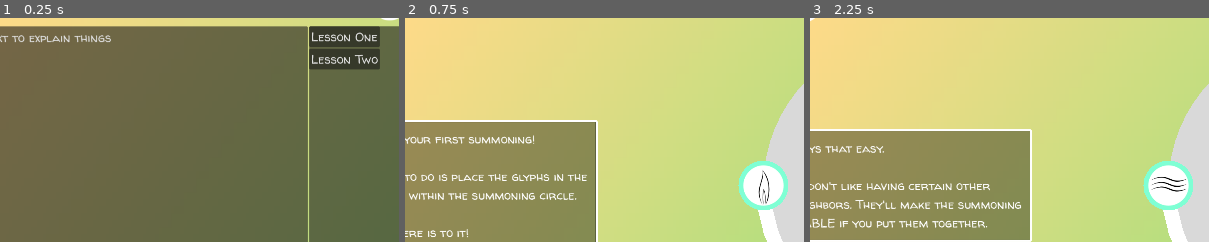
Above: before the commit, frames 1-3 (left to right).
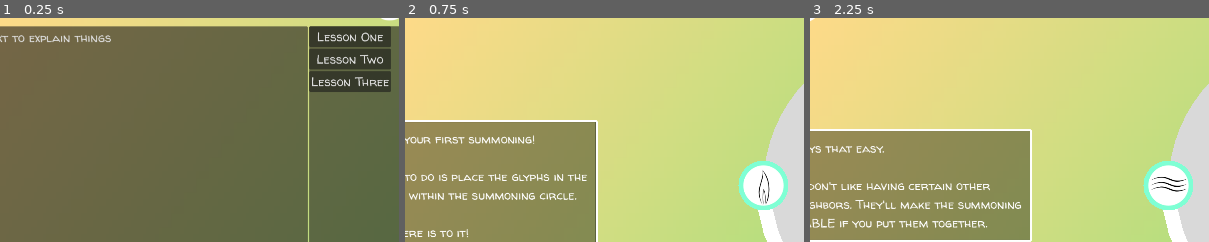
Above: after the commit, the same moments.

Repository: jwodicka/LD55
Game: Godot game, scene res://main_menu.tscn
The game is run twice, just before and just after one commit, with the same random seed, the same clock (stepped at 60 frames per second) and the same inputs.
Inputs:
- Up to frame 1 (0.25 s): no input
- Up to frame 2 (0.75 s): click "Lesson One" at 0.5 s
- Up to frame 3 (2.25 s): click "Back" at 1.25 s; click "Lesson Two" at 2 s
The pictures show only the part of the screen within x 11-61%, y 13-63%; the shares and areas given below are measured in that part.

The runs differ from the first frame. In frame 1, 3.1% of the frame differs, in the area x 77-98%, y 3-34%; in frame 2, nothing differs; in frame 3, nothing differs.

Commit message:
Third puzzle!

Diff:
--- a/GameLogic.gd
+++ b/GameLogic.gd
@@ -45,6 +45,23 @@
 			target_connectors = [Vector2i(0, 1)]
 			initial_placements = {0: Symbol.WATER}
 			offset_angle = -90
+		"Level 3":
+			flavor_text = """Not every glyph cares about exactly
+			which other glyphs it connects to.
+
+			Some glyphs just need their entire set
+			of neighbors to satisfy some condition."""
+			glyphs = [AIR, AIR, EARTH, EARTH, SALT, SALT]
+			targets = 6
+			target_connectors = [
+				Vector2i(0, 1),
+				Vector2i(1, 2),
+				Vector2i(2, 3),
+				Vector2i(3, 4),
+				Vector2i(4, 5),
+				Vector2i(5, 0),
+				Vector2i(2, 4)
+			]
 	var level: SummoningCircle = SUMMONING_CIRCLE_SCENE.instantiate() as SummoningCircle
 	level.glyphs = glyphs
 	level.targets = targets
@@ -61,8 +78,8 @@
 static func get_glyph(target: DropTarget) -> Symbol:
 	return target.current_glyph.symbol
 
-static func count_symbols(symbols: Array[Symbol]) -> Dictionary:
-	return symbols.reduce(
+static func count_symbols(symbols: Array) -> Dictionary:
+	return symbols as Array[Symbol].reduce(
 		func(acc: Dictionary, val: Symbol):
 			if !acc.has(val):
 				acc[val] = 0
@@ -74,7 +91,7 @@
 static func is_target_valid(target: DropTarget) -> GameLogic.State:
 	var current_glyph := target.current_glyph
 	var neighborhood := target.neighbors.keys()
-	var adjacent_glyphs := neighborhood.filter(GameLogic.has_glyph).map(GameLogic.get_glyph)
+	var adjacent_glyphs = neighborhood.filter(GameLogic.has_glyph).map(GameLogic.get_glyph)
 
 	if current_glyph == null:
 		return INCOMPLETE
--- a/main_menu.tscn
+++ b/main_menu.tscn
@@ -61,5 +61,10 @@
 layout_mode = 2
 text = "Lesson Two"
 
+[node name="Button3" type="Button" parent="VBoxContainer/HBoxContainer/Panel/VBoxContainer"]
+layout_mode = 2
+text = "Lesson Three"
+
 [connection signal="pressed" from="VBoxContainer/HBoxContainer/Panel/VBoxContainer/Button" to="." method="_on_level_select" binds= ["Level 1"]]
 [connection signal="pressed" from="VBoxContainer/HBoxContainer/Panel/VBoxContainer/Button2" to="." method="_on_level_select" binds= ["Level 2"]]
+[connection signal="pressed" from="VBoxContainer/HBoxContainer/Panel/VBoxContainer/Button3" to="." method="_on_level_select" binds= ["Level 3"]]
